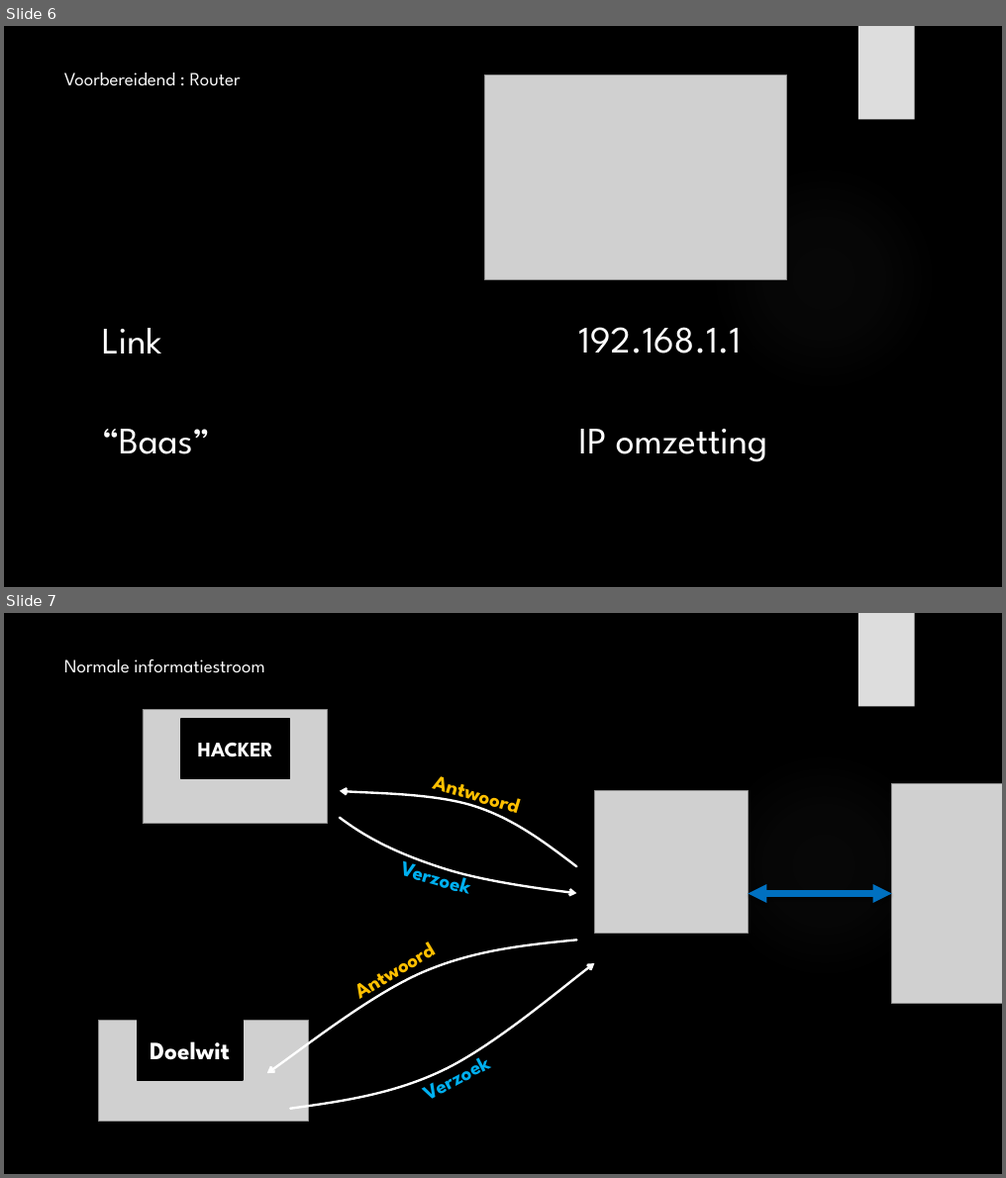
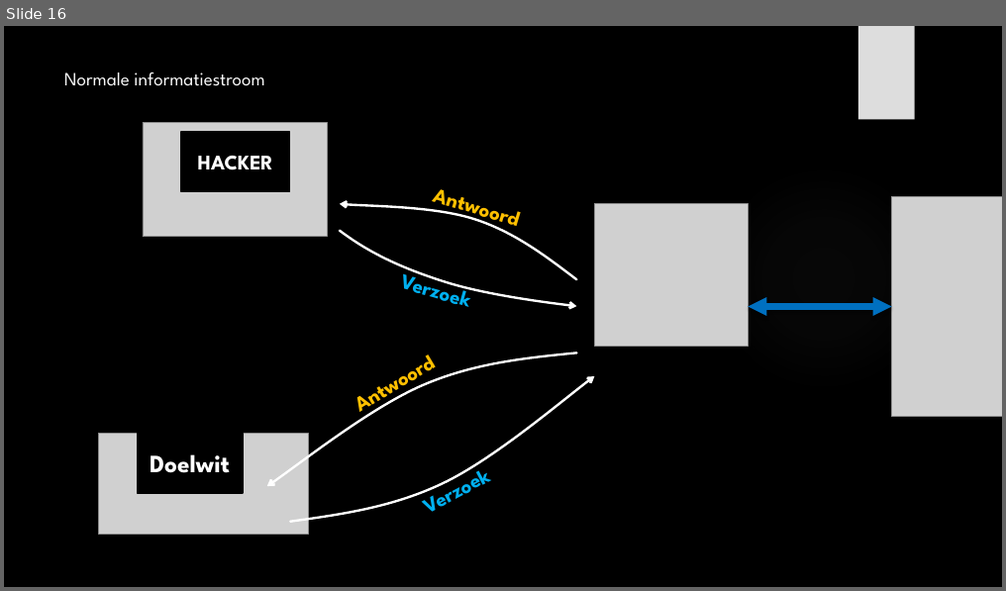
Before and after one commit to its-3ncrypt/Led_Cube_arduino, a slide deck: _Administratie/Presentatie GIP.pptx. Shown one above the other, each under a label of ours: slides 6 and 7 before the commit, slide 16 after it. The pictures are 1006x1178 and 1006x591 pixels, drawn with LibreOffice and Linux fonts; fonts in the diff are those of the drawing; grey boxes stand for pictures; background and template pictures are left out. Boxes give left, top, right and bottom in pixels: in the first picture for what was removed or moved away, otherwise in the second. Text is boxed around its words. In the diff, an @@ line names an element or a change of style, - is before the commit and + after.

```diff
--- a/_Administratie/Presentatie GIP.pptx
+++ b/_Administratie/Presentatie GIP.pptx
@@ slide 6 removed at [4, 26, 1002, 587], background picture (left out); not listed: 2 template elements that a slide beside it also shows @@
@@ title removed at [64, 73, 241, 86] @@
-Voorbereidend : Router
@@ picture removed at [485, 76, 787, 279] @@
@@ text removed at [102, 328, 210, 455] @@
-Link
-“Baas”
@@ text removed at [578, 327, 767, 463] @@
-192.168.1.1
-IP omzetting
@@ what was slide 7 is now slide 16 @@
```
Also in this commit, not shown: 3 slides changed, 12 slides added, 2 other slides removed.
